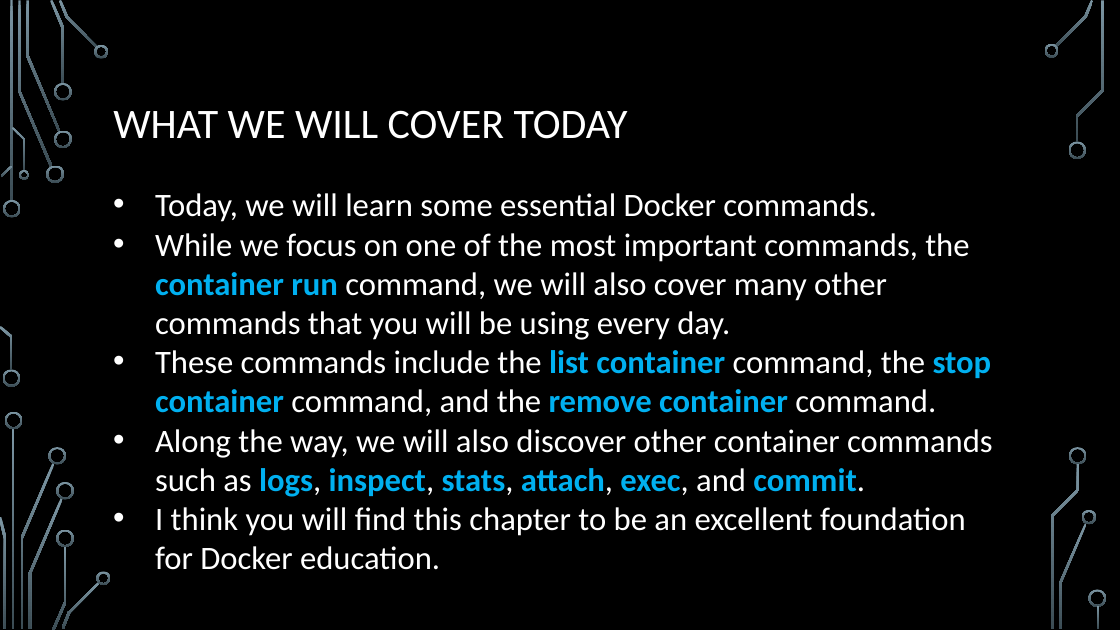
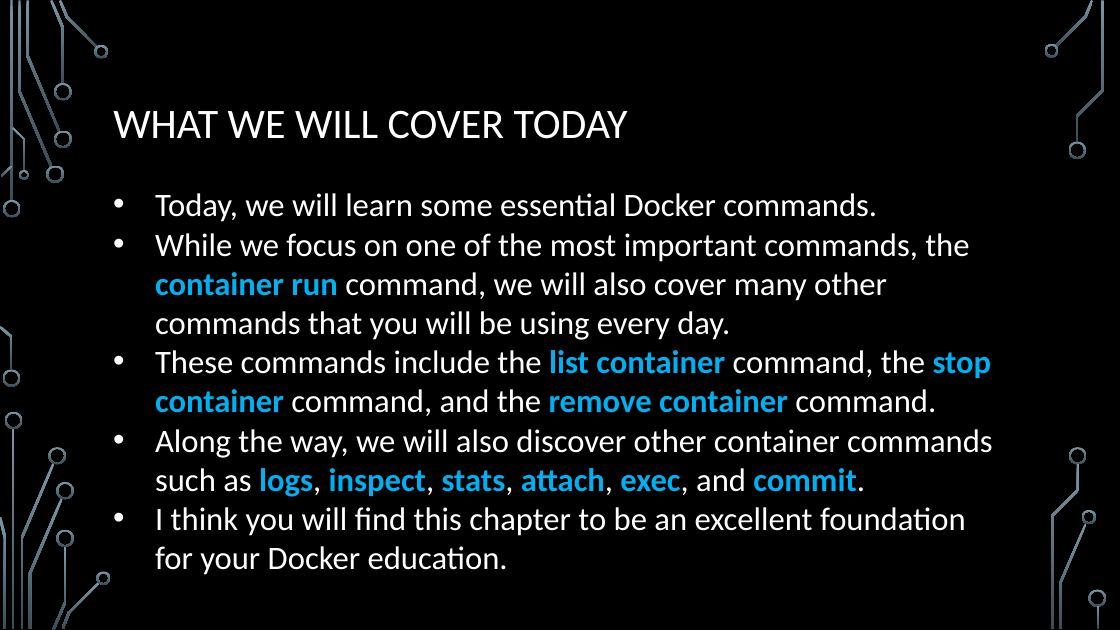
Before and after one commit to EarlWaud/LiveDockerTraining, a slide deck: slide 4 of Chapter 02 - Learning Docker Commands.pptx (slide 3 before the commit). Drawn at 1120x630 pixels with LibreOffice and Linux fonts; fonts in the diff are those of the drawing; background and template pictures are left out. Boxes give left, top, right and bottom in pixels: in the first picture for what was removed or moved away, otherwise in the second. Text is boxed around its words. In the diff, an @@ line names an element or a change of style, - is before the commit and + after.

Commit message:
Chapter 02

```diff
--- a/Chapter 02 - Learning Docker Commands.pptx
+++ b/Chapter 02 - Learning Docker Commands.pptx
@@ text at (155, 507, 966, 575): text changed @@
-• I think you will find this chapter to be an excellent foundation for Docker education.
+• I think you will find this chapter to be an excellent foundation for your Docker education.
```
Also in this commit, not shown: 3 other slides changed.
